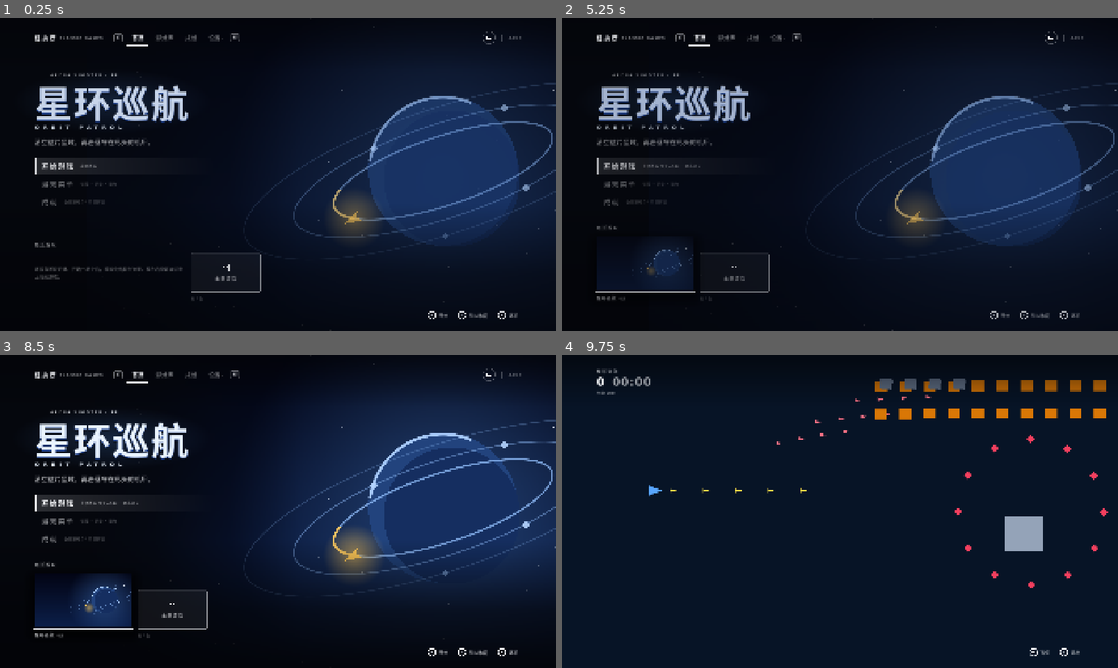
Above: before the commit, frames 1-4 (two rows, left to right).
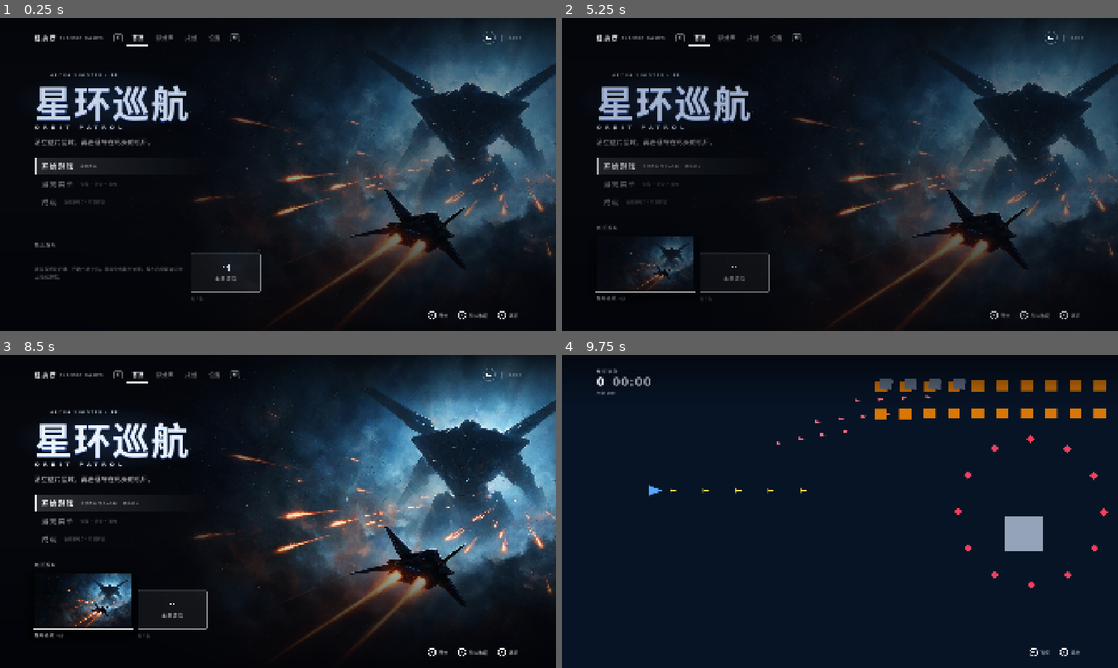
Above: after the commit, the same moments.

Repository: yldm-tech/classic-games
Game: Godot game, scene res://launcher/launcher.tscn
The game is run twice, just before and just after one commit, with the same random seed, the same clock (stepped at 60 frames per second) and the same inputs.
Inputs (mouse positions are in pixels of both pictures, inside the frame that each line leads up to):
- Up to frame 1 (0.25 s): no input
- Up to frame 2 (5.25 s): tap Enter (launcher_accept) at 0.5, 0.6 s; move the mouse to (962, 158) at 0.52 s; hold Right (launcher_right) 0.53-1.25 s; click (962, 158) at 0.67 s; drag from (728, 190) to (806, 89) at 1.27 s; move the mouse to (895, 105) at 2.02 s; hold Right (launcher_right) 2.03-2.75 s; tap Page Up (launcher_lt) at 2.1 s; drag from (812, 237) to (656, 174) at 2.77 s; move the mouse to (1006, 221) at 3.52 s; hold Left (launcher_left) 3.53-4.25 s; tap Page Down (launcher_rt) at 3.6 s; drag from (673, 127) to (573, 230) at 4.27 s; move the mouse to (867, 174) at 5.02 s; hold Escape (launcher_back) from 5.03 s (still down); tap X (launcher_x) at 5.1 s; click (867, 174) at 5.17 s
- Up to frame 3 (8.5 s): release Escape (launcher_back) at 5.75 s; tap Enter (launcher_accept) at 5.75 s; drag from (194, 433) to (166, 527) at 5.77 s; move the mouse to (400, 495) at 6.52 s; hold Up (launcher_up) 6.53-7.25 s; tap J at 6.6 s; drag from (166, 527) to (411, 608) at 7.27 s; move the mouse to (333, 442) at 8.02 s; hold Escape (launcher_back) from 8.03 s (still down); tap O at 8.1 s
- Up to frame 4 (9.75 s): release Escape (launcher_back) at 8.75 s; tap Enter (launcher_accept) at 8.75, 9.6 s; drag from (812, 574) to (673, 464) at 8.77 s; move the mouse to (1006, 558) at 9.52 s; hold Up (launcher_up) from 9.53 s (still down); click (1006, 558) at 9.67 s

The runs differ from the first frame. In frame 1, 22% of the frame differs, in the area x 24-100%, y 1-100%; in frame 2, 21%; in frame 3, 28%, in the area x 6-100%, y 0-95%; in frame 4, nothing differs.

Commit message:
feat(client): add generated key art for the three launcher games

Diff:
--- a/apps/client/launcher/launcher_key_art.gd
+++ b/apps/client/launcher/launcher_key_art.gd
@@ -2,9 +2,9 @@
 extends Control
 
 ## Key art of one game, cover-fitted into this control. It is the only place that knows where a game's picture comes from.
-## Real art replaces the placeholder per game id by adding `res://launcher/art/<game id>.png` (16:9): texture_for() finds it and no …(197 unchanged characters)…
+## Real art replaces the placeholder per game id by adding `res://launcher/art/<game id>.jpg` (16:9): texture_for() finds it and no …(197 unchanged characters)…
 
-const ART_PATH := "res://launcher/art/%s.png"
+const ART_PATH := "res://launcher/art/%s.jpg"
 ## Reference frame the placeholders are authored in; it is scaled to cover the control like a background image.
 const FRAME := Vector2(1600, 900)
 
Binary file added: apps/client/launcher/art/shooter.jpg
Not shown, added: apps/client/launcher/art/shooter.jpg.import
Binary file added: apps/client/launcher/art/survivor.jpg
Not shown, added: apps/client/launcher/art/survivor.jpg.import
Binary file added: apps/client/launcher/art/tower_defense.jpg
Not shown, added: apps/client/launcher/art/tower_defense.jpg.import
Not shown, changed: docs/legal/licenses.md
